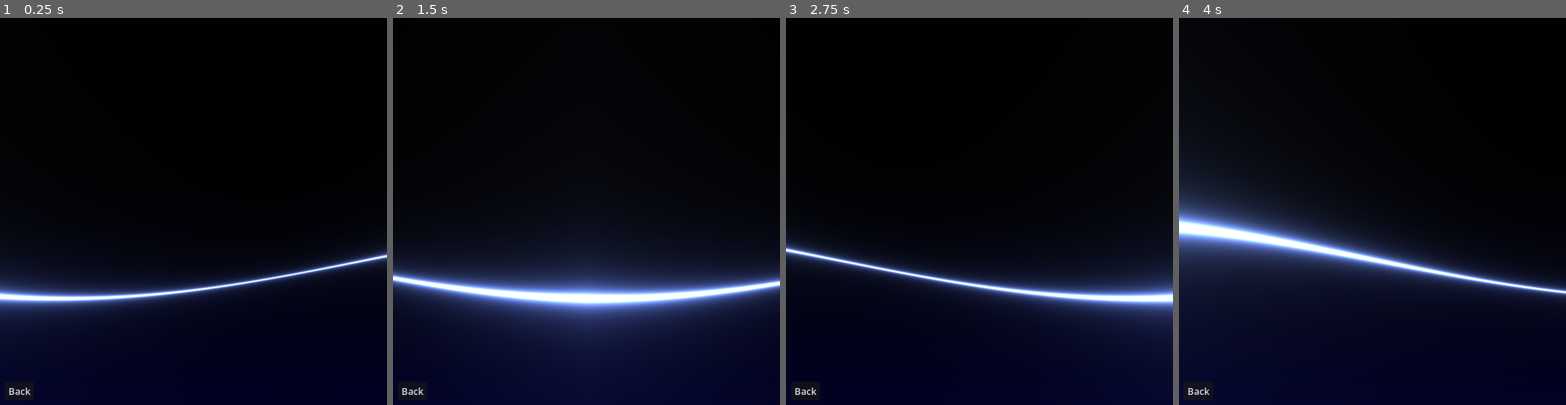
Above: before the commit, frames 1-4 (left to right).
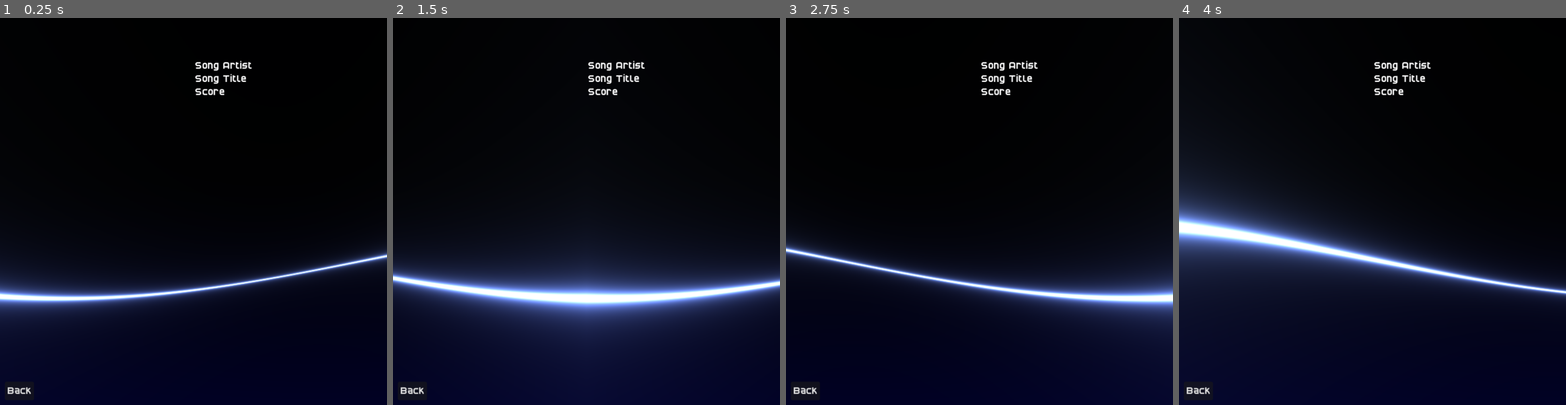
Above: after the commit, the same moments.

Repository: AlexisZepeda/new-rhythmiga
Game: Godot game, scene res://Scenes/Screens/song_list_screen.tscn
Same seed, same stepped clock (60 frames per second), same inputs: the game is played once before the commit and once after it. This scene is started directly instead of the project's main scene.
Inputs (mouse positions are in pixels of both pictures, inside the frame that each line leads up to):
- Up to frame 1 (0.25 s): no input
- Up to frame 2 (1.5 s): tap Enter at 0.5, 0.6, 1.35 s; move the mouse to (671, 192) at 0.52 s; hold Up (ui_up) 0.53-1.28 s; click (671, 192) at 0.67 s; move the mouse to (509, 230) at 1.27 s; click (509, 230) at 1.42 s
- Up to frame 3 (2.75 s): move the mouse to (1018, 126) at 2.02 s; hold Up (ui_up) from 2.03 s (still down); tap Enter at 2.1 s; click (1018, 126) at 2.17 s
- Up to frame 4 (4 s): move the mouse to (1353, 288) at 2.77 s; tap Enter at 2.85, 3.6 s; click (1353, 288) at 2.92 s; move the mouse to (1488, 269) at 3.52 s; release Up (ui_up) at 3.53 s; click (1488, 269) at 3.67 s

The runs differ from the first frame. In frame 1, 0.5% of the frame differs, in the area x 2-66%, y 11-98%; in frame 2, 0.5%; in frame 3, 0.5%; in frame 4, 0.5%.

Commit message:
Added NewSongButton and SongInfoContainer

Diff:
--- a/Resources/CustomMusicManager.gd
+++ b/Resources/CustomMusicManager.gd
@@ -71,8 +71,6 @@
 	else:
 		print("Folder contains no music")
 
-	print(library)
-
 
 static func check_valid_folder(folder_name: String) -> bool:
 	var path: String = music_folder + folder_name
@@ -106,3 +104,17 @@
 			return library[key][Library_Keys.SONG_PATH]
 
 	return ""
+
+
+static func load_audio(song_name: String) -> AudioStream:
+	var file = get_song_path(song_name)
+
+	var stream: AudioStream
+
+	match file.get_extension():
+		CustomMusicManager.WAV_EXTENSION:
+			stream = AudioStreamWAV.load_from_file(file)
+		CustomMusicManager.OGG_EXTENSION:
+			stream = AudioStreamOggVorbis.load_from_file(file)
+
+	return stream
--- a/Scenes/Screens/song_list_screen.tscn
+++ b/Scenes/Screens/song_list_screen.tscn
@@ -1,22 +1,26 @@
 [gd_scene format=3 uid="uid://bjiqcp65vhx4v"]
 
+[ext_resource type="Theme" uid="uid://kwgoi4r6jr0i" path="res://Resources/Themes/Global.tres" id="1_5jhed"]
 [ext_resource type="PackedScene" uid="uid://blt2xfgped1n8" path="res://Scenes/UI Prefabs/outer_side_panel.tscn" id="1_b4ta6"]
 [ext_resource type="Script" uid="uid://dntbd573urdfy" path="res://Scripts/Screens/SongListScreen.gd" id="1_esvqc"]
 [ext_resource type="PackedScene" uid="uid://d3tcsll630mrm" path="res://Scenes/UI Prefabs/inner_side_panel.tscn" id="2_esvqc"]
-[ext_resource type="PackedScene" uid="uid://bgtp8sp0engm3" path="res://Scenes/UI Prefabs/song_button.tscn" id="2_h0nqk"]
+[ext_resource type="PackedScene" uid="uid://dnmngvc88hvjb" path="res://Scenes/UI Prefabs/new_song_button.tscn" id="2_h0nqk"]
+[ext_resource type="PackedScene" uid="uid://d2im1lieant15" path="res://Scenes/UI Prefabs/song_info_container.tscn" id="6_1wg0l"]
 
-[node name="Song List Screen" type="Control" unique_id=289960780 node_paths=PackedStringArray("back_button", "vbox", "player")]
+[node name="Song List Screen" type="Control" unique_id=289960780 node_paths=PackedStringArray("back_button", "song_button_list", "song_info_container", "player")]
 layout_mode = 3
 anchors_preset = 15
 anchor_right = 1.0
 anchor_bottom = 1.0
 grow_horizontal = 2
 grow_vertical = 2
+theme = ExtResource("1_5jhed")
 script = ExtResource("1_esvqc")
 main_menu_path = "res://Scenes/Screens/main_menu_screen.tscn"
 song_button_prefab = ExtResource("2_h0nqk")
 back_button = NodePath("Panel/AspectRatioContainer/Panel/Back Button")
-vbox = NodePath("Panel/AspectRatioContainer/Panel/MarginContainer/VBoxContainer")
+song_button_list = NodePath("Panel/AspectRatioContainer/Panel/MarginContainer/HBoxContainer/ScrollContainer/SongListContainer")
+song_info_container = NodePath("Panel/AspectRatioContainer/Panel/MarginContainer/HBoxContainer/SongInfoContainer")
 player = NodePath("AudioStreamPlayer")
 
 [node name="Panel" parent="." unique_id=469996951 instance=ExtResource("1_b4ta6")]
@@ -45,7 +49,19 @@
 theme_override_constants/margin_right = 10
 theme_override_constants/margin_bottom = 10
 
-[node name="VBoxContainer" type="VBoxContainer" parent="Panel/AspectRatioContainer/Panel/MarginContainer" unique_id=2105667062]
+[node name="HBoxContainer" type="HBoxContainer" parent="Panel/AspectRatioContainer/Panel/MarginContainer" unique_id=2043307933]
+layout_mode = 2
+
+[node name="ScrollContainer" type="ScrollContainer" parent="Panel/AspectRatioContainer/Panel/MarginContainer/HBoxContainer" unique_id=2111588205]
+layout_mode = 2
+size_flags_horizontal = 3
+
+[node name="SongListContainer" type="VBoxContainer" parent="Panel/AspectRatioContainer/Panel/MarginContainer/HBoxContainer/ScrollContainer" unique_id=2105667062]
+custom_minimum_size = Vector2(200, 500)
+layout_mode = 2
+size_flags_horizontal = 3
+
+[node name="SongInfoContainer" parent="Panel/AspectRatioContainer/Panel/MarginContainer/HBoxContainer" unique_id=1470138478 instance=ExtResource("6_1wg0l")]
 layout_mode = 2
 
 [node name="Back Button" type="Button" parent="Panel/AspectRatioContainer/Panel" unique_id=521325276]
--- /dev/null
+++ b/Scenes/UI Prefabs/new_song_button.tscn
@@ -0,0 +1,64 @@
+[gd_scene format=3 uid="uid://dnmngvc88hvjb"]
+
+[ext_resource type="Script" uid="uid://cmnfl20g7f44" path="res://Scripts/UI Prefabs/NewSongButton.gd" id="1_p7uh8"]
+
+[node name="NewSongButton" type="MarginContainer" unique_id=936495087 node_paths=PackedStringArray("button", "song_title", "artist", "album", "cover_art", "score", "difficulty")]
+anchors_preset = 15
+anchor_right = 1.0
+anchor_bottom = 1.0
+grow_horizontal = 2
+grow_vertical = 2
+script = ExtResource("1_p7uh8")
+button = NodePath("Button")
+song_title = NodePath("HBoxContainer/VBoxContainer/Song Title")
+artist = NodePath("HBoxContainer/VBoxContainer/Artist Name")
+album = NodePath("HBoxContainer/VBoxContainer/Album")
+cover_art = NodePath("HBoxContainer/Art")
+score = NodePath("HBoxContainer/VBoxContainer/HBoxContainer/Score")
+difficulty = NodePath("HBoxContainer/VBoxContainer/HBoxContainer/Difficulty")
+
+[node name="Button" type="Button" parent="." unique_id=215609905]
+layout_mode = 2
+
+[node name="HBoxContainer" type="HBoxContainer" parent="." unique_id=820285109]
+layout_mode = 2
+mouse_filter = 2
+
+[node name="Art" type="TextureRect" parent="HBoxContainer" unique_id=1014544199]
+layout_mode = 2
+size_flags_horizontal = 3
+
+[node name="VBoxContainer" type="VBoxContainer" parent="HBoxContainer" unique_id=1992144534]
+layout_mode = 2
+size_flags_horizontal = 3
+
+[node name="Song Title" type="Label" parent="HBoxContainer/VBoxContainer" unique_id=1930965621]
+layout_mode = 2
+size_flags_vertical = 3
+text = "Title"
+
+[node name="Artist Name" type="Label" parent="HBoxContainer/VBoxContainer" unique_id=1736515144]
+layout_mode = 2
+size_flags_vertical = 6
+text = "Artist Name"
+
+[node name="Album" type="Label" parent="HBoxContainer/VBoxContainer" unique_id=518823815]
+layout_mode = 2
+size_flags_vertical = 6
+text = "Album"
+
+[node name="HBoxContainer" type="HBoxContainer" parent="HBoxContainer/VBoxContainer" unique_id=1033967817]
+layout_mode = 2
+size_flags_vertical = 3
+
+[node name="Score" type="Label" parent="HBoxContainer/VBoxContainer/HBoxContainer" unique_id=53445577]
+layout_mode = 2
+size_flags_horizontal = 3
+size_flags_vertical = 1
+text = "Score"
+
+[node name="Difficulty" type="Label" parent="HBoxContainer/VBoxContainer/HBoxContainer" unique_id=1797462790]
+layout_mode = 2
+size_flags_horizontal = 3
+size_flags_vertical = 1
+text = "Difficulty"
--- a/Scenes/UI Prefabs/song_button.tscn
+++ /dev/null
@@ -1,13 +0,0 @@
-[gd_scene format=3 uid="uid://bgtp8sp0engm3"]
-
-[ext_resource type="Theme" uid="uid://dqvkivmkth1ot" path="res://Resources/Themes/MenuButton.tres" id="1_ag35a"]
-[ext_resource type="Script" uid="uid://expbv4l5r8jc" path="res://Scripts/UI Prefabs/SongButton.gd" id="2_sljo8"]
-
-[node name="Song Button" type="Button" unique_id=1473548045]
-offset_right = 8.0
-offset_bottom = 8.0
-size_flags_horizontal = 4
-size_flags_vertical = 4
-theme = ExtResource("1_ag35a")
-text = "Song Name"
-script = ExtResource("2_sljo8")
--- /dev/null
+++ b/Scenes/UI Prefabs/song_info_container.tscn
@@ -0,0 +1,35 @@
+[gd_scene format=3 uid="uid://d2im1lieant15"]
+
+[ext_resource type="Script" uid="uid://b3s78w7mtnr73" path="res://Scripts/UI Prefabs/SongInfoContainer.gd" id="1_2iu0v"]
+
+[node name="SongInfoContainer" type="MarginContainer" unique_id=1470138478 node_paths=PackedStringArray("album_art", "song_artist", "song_title", "score")]
+anchors_preset = 15
+anchor_right = 1.0
+anchor_bottom = 1.0
+grow_horizontal = 2
+grow_vertical = 2
+size_flags_horizontal = 3
+size_flags_vertical = 3
+script = ExtResource("1_2iu0v")
+album_art = NodePath("VBoxContainer/Album Art")
+song_artist = NodePath("VBoxContainer/Song Artist")
+song_title = NodePath("VBoxContainer/Song Title")
+score = NodePath("VBoxContainer/Score")
+
+[node name="VBoxContainer" type="VBoxContainer" parent="." unique_id=2041115408]
+layout_mode = 2
+
+[node name="Album Art" type="TextureRect" parent="VBoxContainer" unique_id=1497457854]
+layout_mode = 2
+
+[node name="Song Artist" type="Label" parent="VBoxContainer" unique_id=1402653891]
+layout_mode = 2
+text = "Song Artist"
+
+[node name="Song Title" type="Label" parent="VBoxContainer" unique_id=1106043101]
+layout_mode = 2
+text = "Song Title"
+
+[node name="Score" type="Label" parent="VBoxContainer" unique_id=2033297498]
+layout_mode = 2
+text = "Score"
--- a/Scripts/Screens/SongListScreen.gd
+++ b/Scripts/Screens/SongListScreen.gd
@@ -7,7 +7,8 @@
 
 @export var song_button_prefab: PackedScene
 @export var back_button: Button
-@export var vbox: VBoxContainer
+@export var song_button_list: VBoxContainer
+@export var song_info_container: SongInfoContainer
 @export var player: AudioStreamPlayer
 
 var scale_factor := 1.0
@@ -38,18 +39,24 @@
 	CHANGING_SCENE.emit(Vector2.ZERO, "")
 
 
-func _on_mouse_entered(btn: Button) -> void:
-	var file = CustomMusicManager.get_song_path(btn.id)
+func _on_mouse_entered(btn: NewSongButton) -> void:
+	#if stream.tags.has("metadata_block_picture"):
+		#var data: PackedByteArray = Marshalls.base64_to_raw(stream.tags["metadata_block_picture"])
+		#
+		#print("First 16 bytes (hex) %s" % [data.slice(0, 4).hex_encode()])
+		#var streambuffer: StreamPeerBuffer = StreamPeerBuffer.new()
+		#streambuffer.big_endian = true
+		#streambuffer.data_array = data.slice(0, 4)
+		#var text = streambuffer.get_u32()
+		#
+		#streambuffer.data_array = data.slice(4, 8)
+		#
+		#print("Text Preview")
+		#print(text)
+	print(btn.song_title_str)
+	song_info_container.set_info(btn.song_title_str, btn.artist_str, btn.score_str, btn.cover_art_texture)
 
-	var stream: AudioStream
-
-	match file.get_extension():
-		CustomMusicManager.WAV_EXTENSION:
-			stream = AudioStreamWAV.load_from_file(file)
-		CustomMusicManager.OGG_EXTENSION:
-			stream = AudioStreamOggVorbis.load_from_file(file)
-
-	player.stream = stream
+	player.stream = btn.audio_stream
 
 	player.play()
 
@@ -58,14 +65,16 @@
 	for key: String in CustomMusicManager.library:
 		var song_name: String = CustomMusicManager.library[key][CustomMusicManager.Library_Keys.SONG_NAME]
 		if song_name != "":
-			var btn: Button = song_button_prefab.instantiate()
-			btn.set_text(song_name)
+			var btn: NewSongButton = song_button_prefab.instantiate()
+			btn.audio_stream = CustomMusicManager.load_audio(song_name)
+			btn.set_song_title(song_name)
 			btn.id = song_name
 
 			var entered = Callable(self, "_on_mouse_entered").bind(btn)
 			btn.mouse_entered.connect(entered)
 
-			vbox.add_child(btn)
+
+			song_button_list.add_child(btn)
 
 
 func change_scene() -> void:
--- /dev/null
+++ b/Scripts/UI Prefabs/NewSongButton.gd
@@ -0,0 +1,57 @@
+class_name NewSongButton
+extends MarginContainer
+
+@export var button: Button
+@export_category("Song Info")
+@export var song_title: Label
+@export var artist: Label
+@export var album: Label
+@export var cover_art: TextureRect
+@export var score: Label
+@export var difficulty: Label
+
+var song_title_str: String = "Title": set=set_song_title
+var artist_str: String = "Artist": set=set_artist
+var album_str: String = "Album": set=set_album
+var cover_art_texture: Texture2D = null: set=set_cover_art
+var score_str: String = "Score": set=set_score
+var difficulty_str: String = "Difficulty": set=set_difficulty
+
+var audio_stream: AudioStream = null
+
+
+var id: String = "": set=_set_id
+
+
+func _set_id(value: String) -> void:
+	id = value
+
+
+func set_song_title(value: String) -> void:
+	song_title_str = value
+	song_title.set_text(value)
+
+
+func set_artist(value: String) -> void:
+	artist_str = value
+	artist.set_text(value)
+
+
+func set_album(value: String) -> void:
+	album_str = value
+	album.set_text(value)
+
+
+func set_cover_art(value: Texture2D) -> void:
+	cover_art_texture = value
+	cover_art.set_texture(value)
+
+
+func set_score(value: String) -> void:
+	score_str = value
+	score.set_text(value)
+
+
+func set_difficulty(value: String) -> void:
+	difficulty_str = value
+	difficulty.set_text(value)
--- a/Scripts/UI Prefabs/SongButton.gd
+++ /dev/null
@@ -1,8 +0,0 @@
-class_name SongButton
-extends Button
-
-var id: String = "": set=_set_id
-
-
-func _set_id(value: String) -> void:
-	id = value
--- /dev/null
+++ b/Scripts/UI Prefabs/SongInfoContainer.gd
@@ -0,0 +1,12 @@
+class_name SongInfoContainer
+extends MarginContainer
+
+
+@export var album_art: TextureRect
+@export var song_artist: Label
+@export var song_title: Label
+@export var score: Label
+
+
+func set_info(_name: String, _artist: String, _score: String, _art: Texture2D) -> void:
+	song_title.set_text(_name)
Not shown, added: Scripts/UI Prefabs/NewSongButton.gd.uid
Not shown, removed: Scripts/UI Prefabs/SongButton.gd.uid
Not shown, added: Scripts/UI Prefabs/SongInfoContainer.gd.uid
